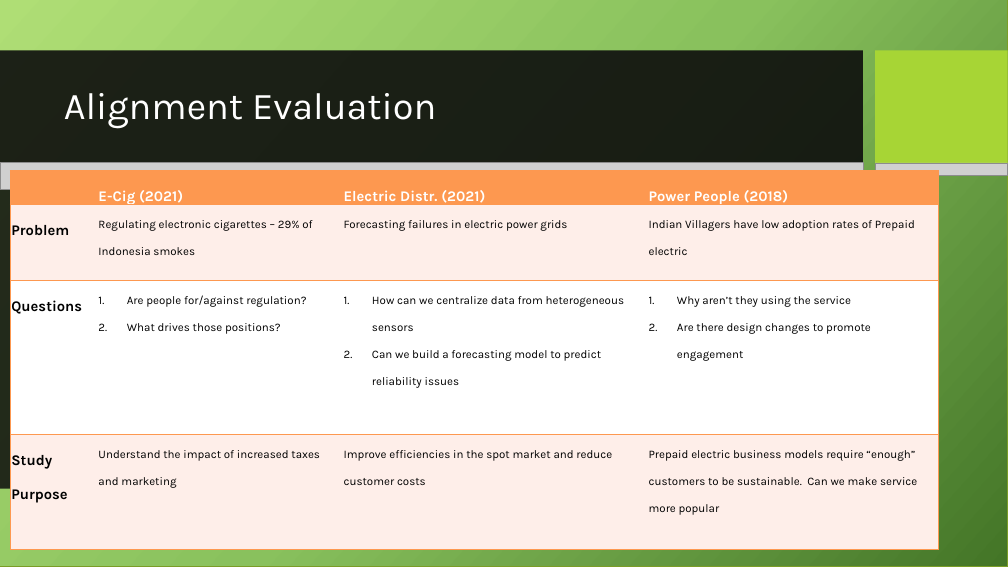
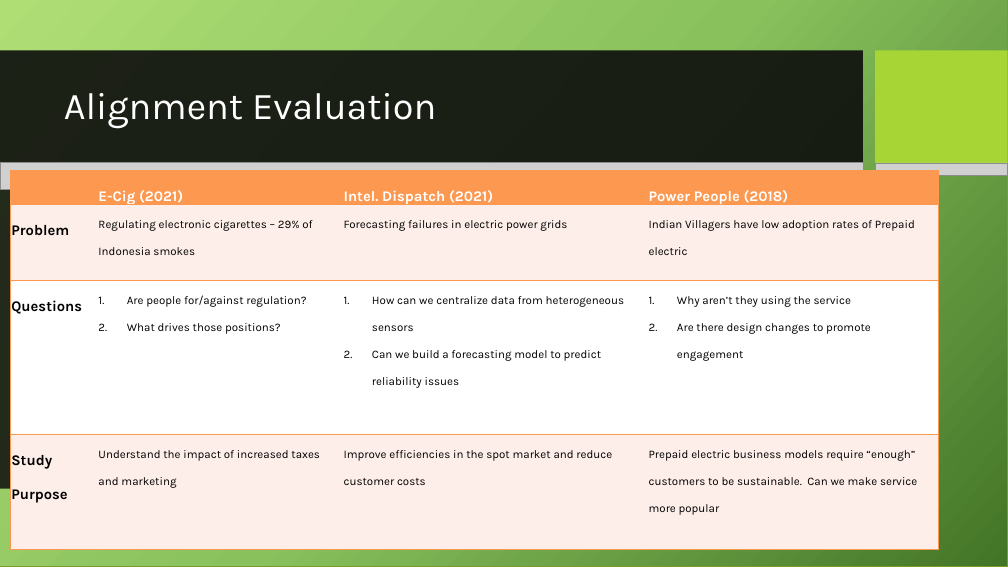
Before and after one commit to dr-natetorious/TIM-7241-Constructive_Research_Design, a slide deck: slide 6 of Week3_Questions/BachmeierNTIM7241-3.pptx. Drawn at 1008x567 pixels with LibreOffice and Linux fonts; fonts in the diff are those of the drawing; grey boxes stand for pictures; background and template pictures are left out. Boxes give left, top, right and bottom in pixels: in the first picture for what was removed or moved away, otherwise in the second. Text is boxed around its words. In the diff, an @@ line names an element or a change of style, - is before the commit and + after.

```diff
--- a/Week3_Questions/BachmeierNTIM7241-3.pptx
+++ b/Week3_Questions/BachmeierNTIM7241-3.pptx
@@ table at (11, 171, 938, 547) @@
-row 1, column 3: Electric Distr. (2021)
+row 1, column 3: Intel. Dispatch (2021)
```
Also in this commit, not shown: 1 other slide changed, 1 other file.
